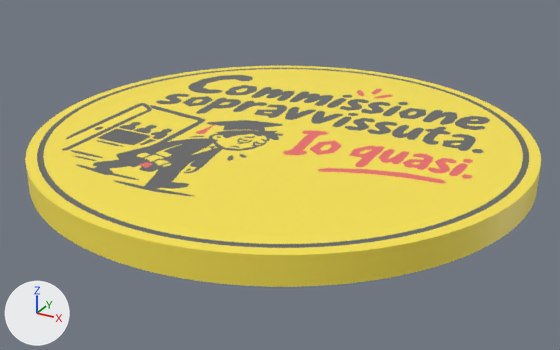
The glTF model public/products/sottobicchiere-commissione-sopravvissuta.glb as it was, and as the next commit left it.
Before and after are seen from a 50 mm lens placed at (0.053, -0.0974, 0.0456), pointed at (0.0005, -0.0018, -0.0022). The lights are fixed; the arrows at lower left show +X, +Y and +Z. The first picture is the older version. Where no turn or scale is listed for an object, it has been applied to the vertices. Vertices at exactly the same position are counted once.

Names of what the first picture shows: 'coaster_accent', 'coaster_base', 'coaster_ink'.
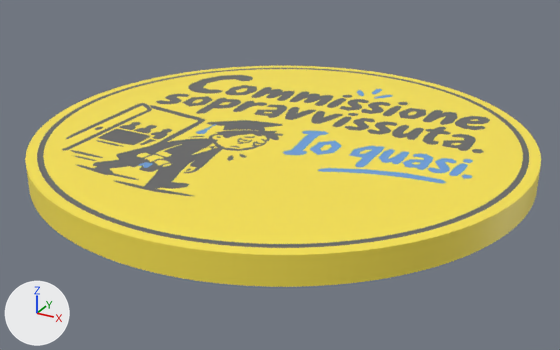
Where the change shows, as pixel boxes (x1, y1, x2, y2) in the pictures (560 x 350 px):
part 1 of me_coaster_accent, recoloured
    both: (138, 89, 473, 184)

What the commit changed:
me_coaster_accent has 708 vertices, 1368 faces and spans x -0.0118..0.03, y -0.0211..0.0278, z 0.0034..0.004.
me_coaster_accent is used by ob_coaster_accent; location (0.0, 0.0, 0.0).
me_coaster_accent part 1: 1368 faces centred in x -0.0118..0.03, y -0.021..0.0278, z 0.0034..0.004 are repainted in the vertex colours; the middle colour goes from red #ef6c6c to blue #699fdd.
